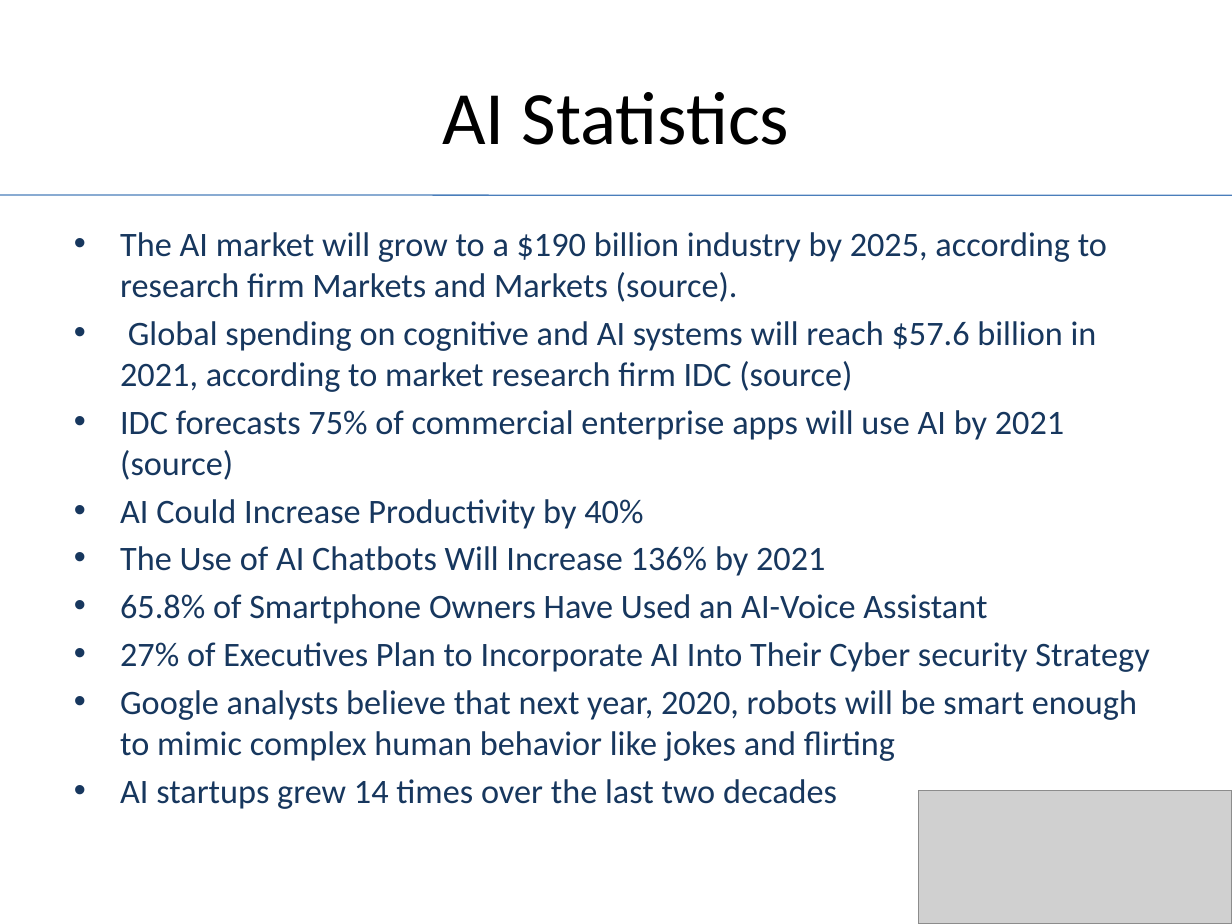
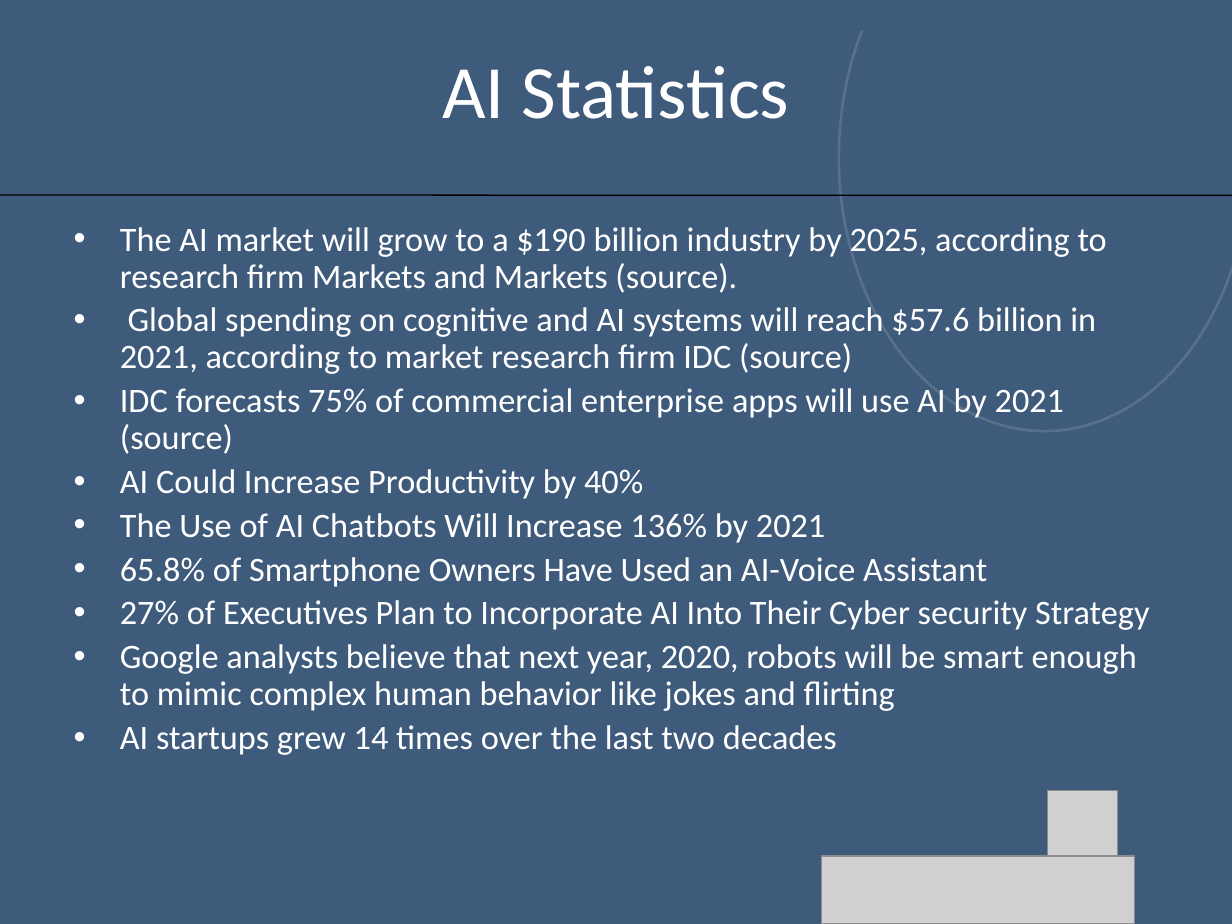
Before and after one commit to aimlearnings/DataScience, a slide deck: slide 2 of Introduction.pptx. Drawn at 1232x924 pixels with LibreOffice and Linux fonts; fonts in the diff are those of the drawing; grey boxes stand for pictures; background and template pictures are left out; a plain dark background stands for a picture behind light text. Boxes give left, top, right and bottom in pixels: in the first picture for what was removed or moved away, otherwise in the second. Text is boxed around its words. In the diff, an @@ line names an element or a change of style, - is before the commit and + after.

```diff
--- a/Introduction.pptx
+++ b/Introduction.pptx
@@ background #FFFFFF to picture (left out) @@
@@ rectangle added at <box>0,0,1232,924</box>, fill #4F81BD at 56% opacity @@
@@ arc (boxed as its full ellipse) added at <box>839,0,1232,431</box>, outline #FFFFFF 1.5 pt @@
@@ text "AI Statistics" at <box>442,66,790,119</box>: text colour #000000 to #FFFFFF; vertical alignment middle to top @@
@@ line (0, 195) - (1232, 196): stroke #4B7EBC 0.75 pt to #000000 0.75 pt @@
@@ text "The AI market will grow ..." at <box>120,227,1149,755</box>: text colour #17375E to #FFFFFF; line spacing 1 to 0.9 @@
@@ picture removed at <box>919,791,1232,924</box> @@
@@ picture added at <box>1047,791,1117,861</box> @@
@@ picture added at <box>822,856,1135,924</box> @@
```
Also in this commit, not shown: 2 other slides changed, 2 slides added, 1 slide removed, 5 other files.
